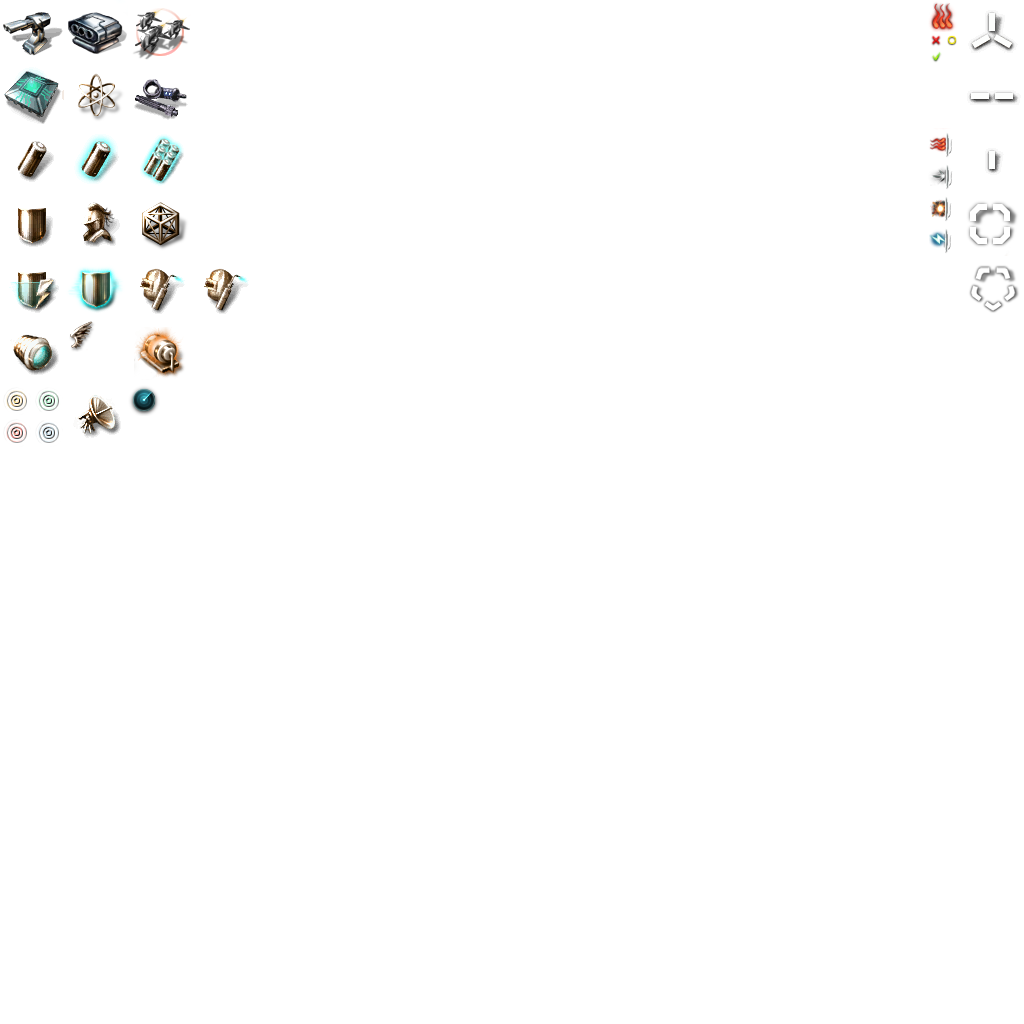
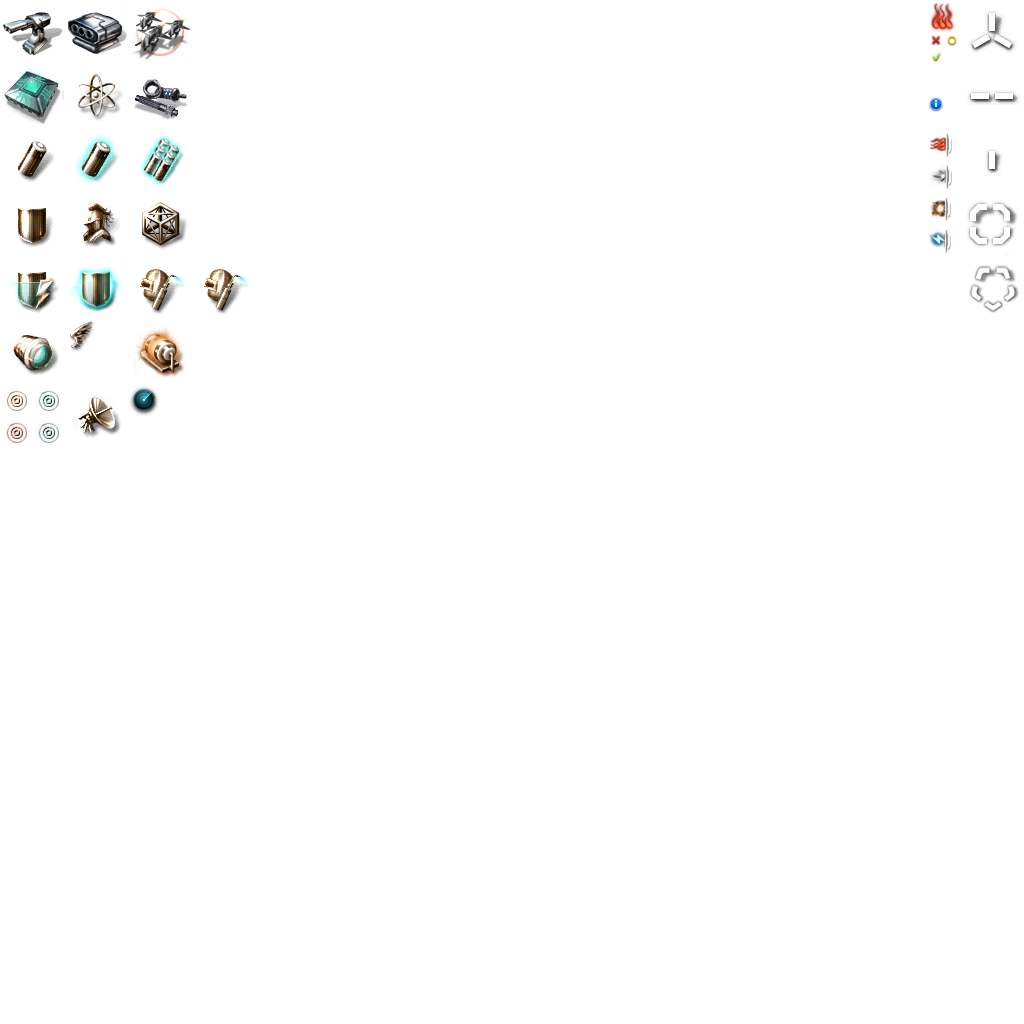
The second 1024x1024 image is a revision of the first. Changes to its layers:
added group "General Icons" with 1 layers in group "Root" over [928, 97, 944, 112]
added layer "Show Info" in group "General Icons" over [928, 97, 944, 112]
